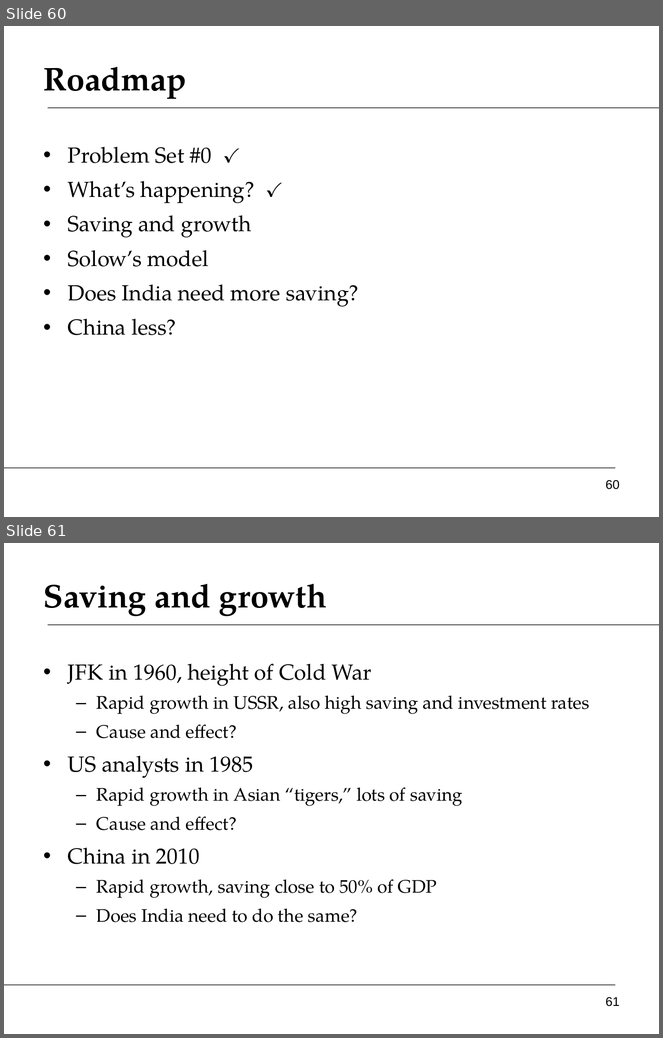
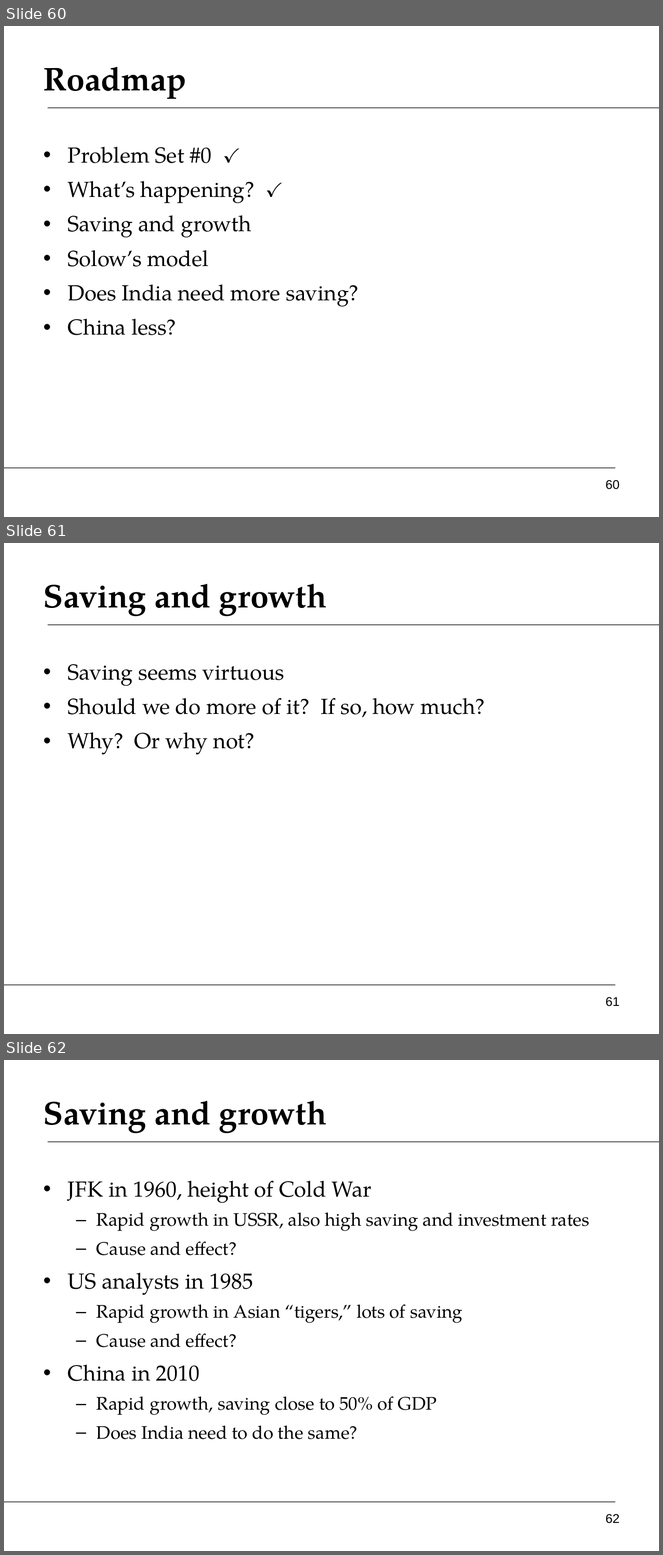
Before and after one commit to DaveBackus/Global_Economy, a slide deck: Slides/slides_growth1_f14.pptx. Shown one above the other, each under a label of ours: slides 60 and 61 before the commit, slides 60, 61 and 62 after it. The pictures are 663x1038 and 663x1555 pixels, drawn with LibreOffice and Linux fonts; fonts in the diff are those of the drawing. Boxes give left, top, right and bottom in pixels: in the first picture for what was removed or moved away, otherwise in the second. Text is boxed around its words. In the diff, an @@ line names an element or a change of style, - is before the commit and + after.

```diff
--- a/Slides/slides_growth1_f14.pptx
+++ b/Slides/slides_growth1_f14.pptx
@@ slide 61 added at (4, 543, 659, 1034), background #FFFFFF; not listed: 2 template elements that a slide beside it also shows @@
@@ title added at (44, 584, 327, 616), 36 pt, text #000000, bold @@
+Saving and growth
@@ text added at (68, 664, 485, 755), 24 pt, text #000000 @@
+• Saving seems virtuous
+• Should we do more of it? If so, how much?
+• Why? Or why not?
@@ page number added at (606, 997, 620, 1007), 14 pt, text #000000 @@
+61
@@ what was slide 61 is now slide 62 @@
@@ page number at (606, 1514, 620, 1524): text changed @@
-61
+62
```
Also in this commit, not shown: 2 slides changed, 6 other files.
